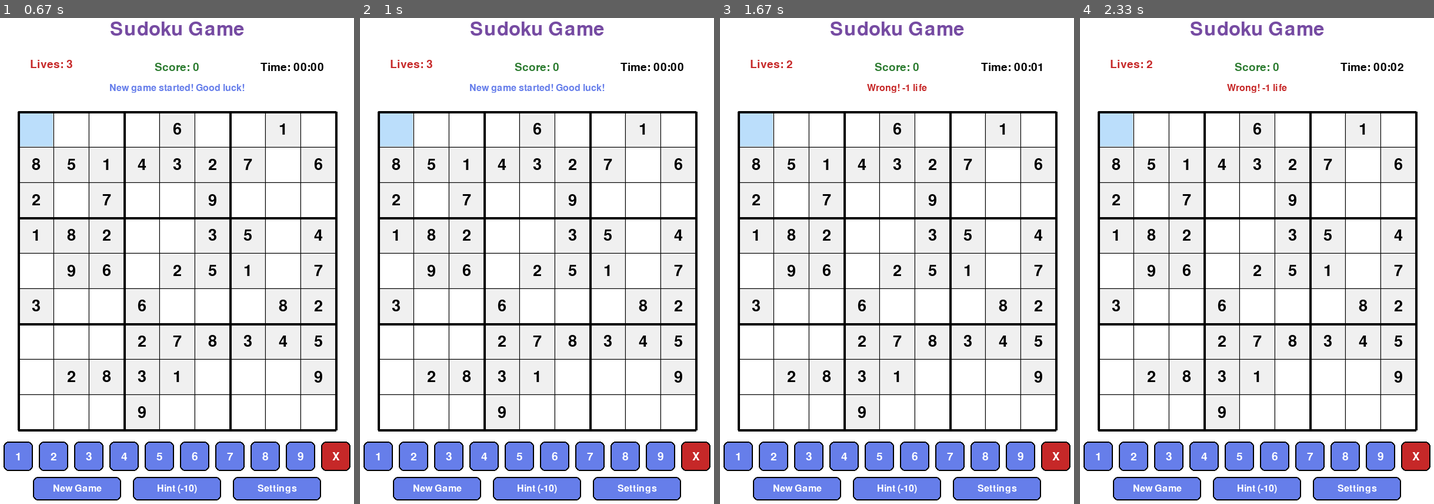
Above: before the commit, frames 1-4 (left to right).
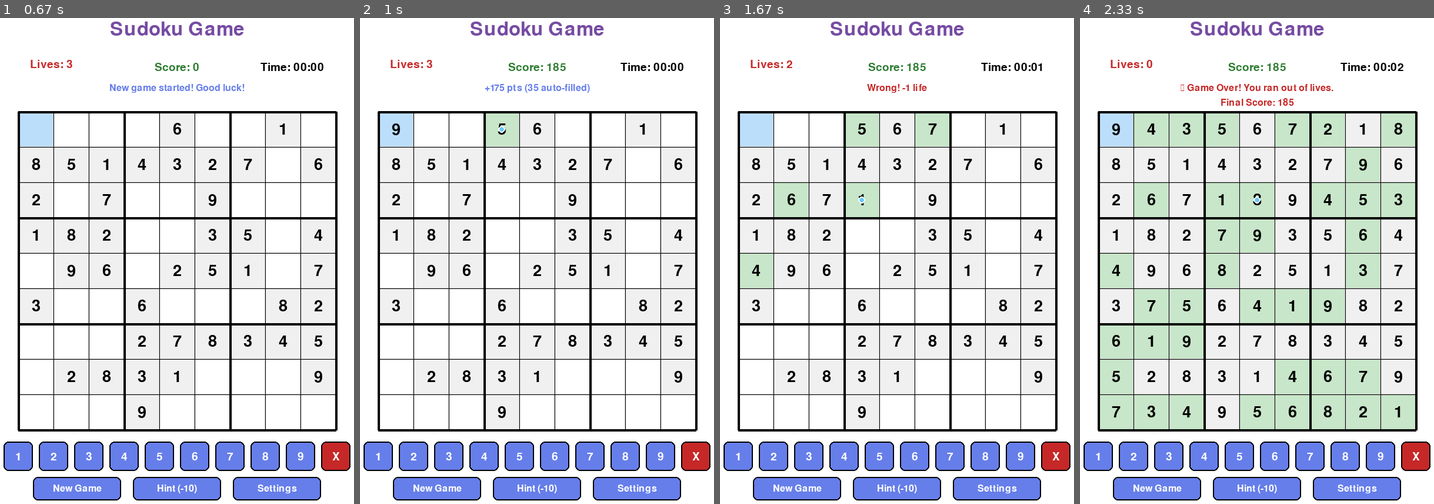
Above: after the commit, the same moments.

Repository: dbdonaldson50/PyGame-Sudoku-Flood
Game: pygame game, started from sudoku_game.py
Same seed, same stepped clock (60 frames per second), same inputs: the game is played once before the commit and once after it.
Inputs:
- Up to frame 1 (0.67 s): hold Right from 0.33 s (still down)
- Up to frame 2 (1 s): release Right at 0.8 s; tap 9 at 0.83 s
- Up to frame 3 (1.67 s): tap 1 at 1.17 s; tap 0 at 1.5 s
- Up to frame 4 (2.33 s): tap 1 at 1.83 s; tap 8 at 2.17 s

Frame 1 is identical in both runs. In frame 2, 1.1% of the frame differs, in the area x 8-70%, y 9-27%; in frame 3, 3.4%; in frame 4, 26%, in the area x 5-95%, y 8-85%.

Commit message:
Fix numpad support and detect win when auto-fill completes puzzle

Diff:
--- a/sudoku_game.py
+++ b/sudoku_game.py
@@ -351,6 +351,9 @@
             # Check if animation is complete
             if not self.animation_queue:
                 self.laser_source = None
+                # Check if puzzle is complete after animation finishes
+                if self.is_puzzle_complete():
+                    self.win_game()
 
     def get_cell_center(self, row, col):
         """Get the center coordinates of a cell"""
@@ -591,8 +594,26 @@
         if key in range(pygame.K_0, pygame.K_9 + 1):
             self.place_number(key - pygame.K_0)
         # Handle numpad input
-        elif key in range(pygame.K_KP0, pygame.K_KP9 + 1):
-            self.place_number(key - pygame.K_KP0)
+        elif key == pygame.K_KP0:
+            self.place_number(0)
+        elif key == pygame.K_KP1:
+            self.place_number(1)
+        elif key == pygame.K_KP2:
+            self.place_number(2)
+        elif key == pygame.K_KP3:
+            self.place_number(3)
+        elif key == pygame.K_KP4:
+            self.place_number(4)
+        elif key == pygame.K_KP5:
+            self.place_number(5)
+        elif key == pygame.K_KP6:
+            self.place_number(6)
+        elif key == pygame.K_KP7:
+            self.place_number(7)
+        elif key == pygame.K_KP8:
+            self.place_number(8)
+        elif key == pygame.K_KP9:
+            self.place_number(9)
         elif key in [pygame.K_BACKSPACE, pygame.K_DELETE]:
             self.place_number(0)
 
